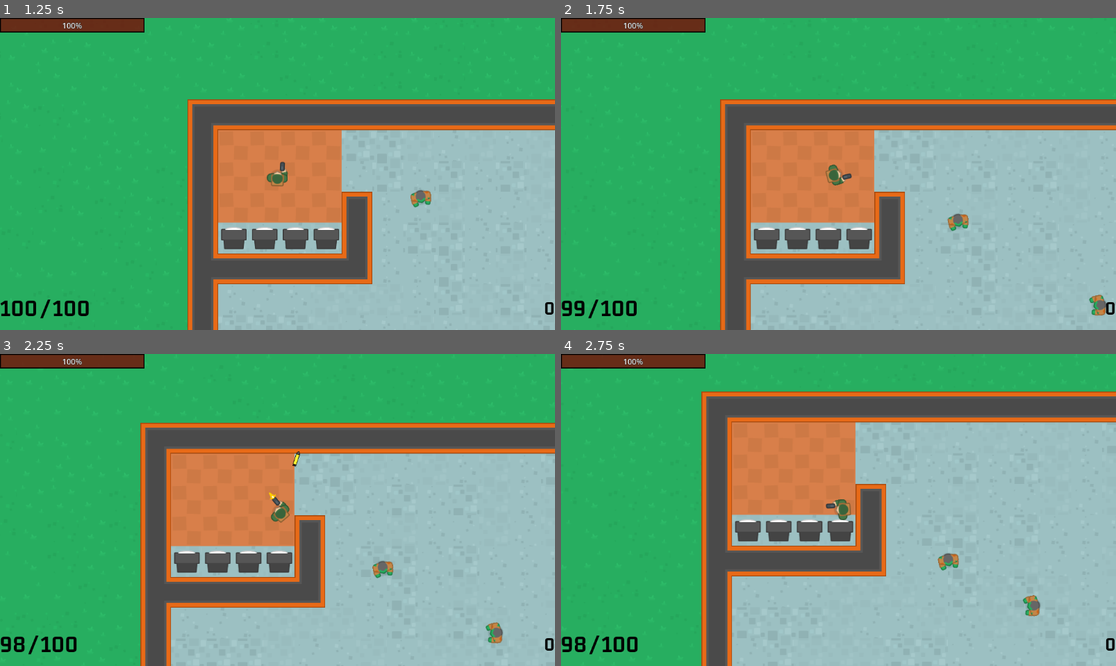
Above: before the commit, frames 1-4 (two rows, left to right).
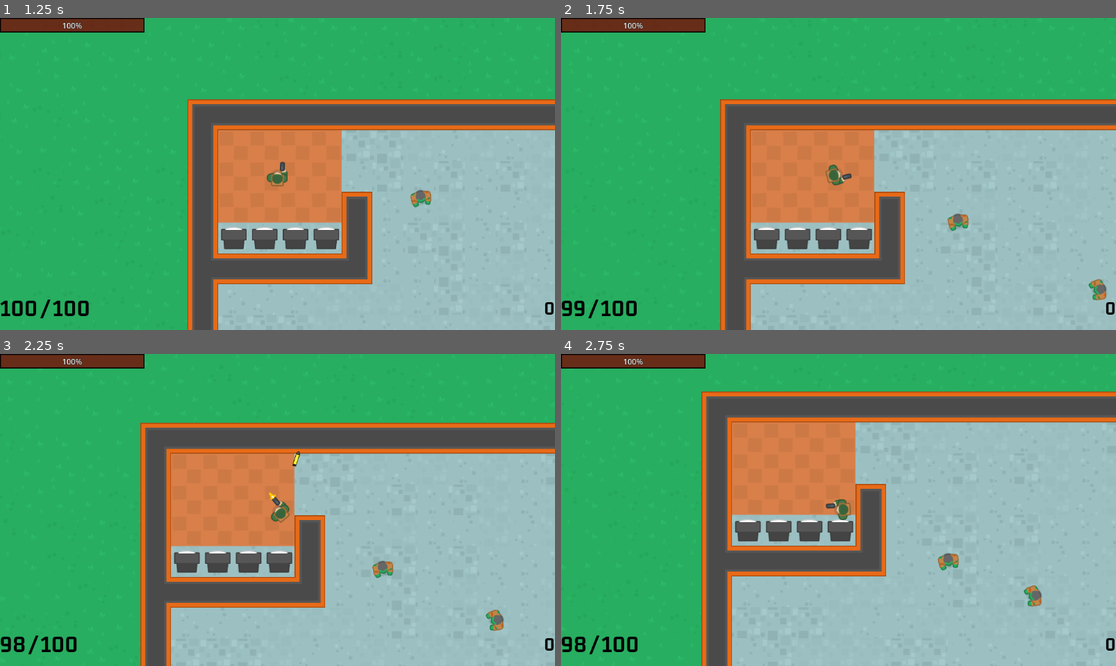
Above: after the commit, the same moments.

Repository: hamzissa/My-Project
Game: Godot game, scene res://Scenes/menu/menu.tscn
Same seed, same stepped clock (60 frames per second), same inputs: the game is played once before the commit and once after it.
Inputs (mouse positions are in pixels of both pictures, inside the frame that each line leads up to):
- Up to frame 1 (1.25 s): click "Play" at 0.5 s
- Up to frame 2 (1.75 s): move the mouse to (960, 158) at 1.27 s; press the mouse at (960, 158) at 1.28 s; hold D (right) from 1.28 s (still down)
- Up to frame 3 (2.25 s): move the mouse to (166, 525) at 2.02 s; release D (right) at 2.03 s; release the mouse at (166, 525) at 2.03 s; hold S (down) from 2.03 s (still down); click (166, 525) at 2.1 s
- Up to frame 4 (2.75 s): keep holding S (down)

Frame 1 is identical in both runs. In frame 2, 0.3% of the frame differs, in the area x 94-99%, y 83-96%; in frame 3, 0.3%; in frame 4, 0.3%.

Commit message:
health and bullets spawn
works

Diff:
--- a/my project/Scenes/map/map.gd
+++ b/my project/Scenes/map/map.gd
@@ -1,14 +1,18 @@
 extends Node2D
 
-@onready var bulletManager =$BulletManager
+@onready var bulletManager = $BulletManager
 @onready var player = $bullet_manager
 @onready var excluded_area: Polygon2D = $NavigationZone/Island
+#@onready var spawn_area: NavigationRegion2D = $NavigationZone
 
 var pause_scene: PackedScene = preload("res://Scenes/paused_menu/pause_screen.tscn")
 var ai_scene: PackedScene = preload("res://Scenes/zombie/zombie.tscn")
-var spawn_area = Rect2(500, 500, 1000, 1000)
+var spawn_area = Rect2(450, 450, 1100, 1100)
+
 
 var number_of_zombies_at_start = 10
+var bullet_pickup_instance = null
+var health_pickup_instance = null
 
 func _ready() -> void:
 	randomize();
@@ -53,3 +57,39 @@
 		#add_child(pause_menu)
 		#var current_value : bool = get_tree().paused
 		#get_tree().paused = !current_value
+
+func spawn_bullet_pickup():
+	var bullet_pickup_scene = preload("res://Scenes/player/bullet_item.tscn")
+
+	# Generate random position within your game area
+	var random_position = Vector2(
+			randf_range(spawn_area.position.x, spawn_area.position.x + spawn_area.size.x),
+			randf_range(spawn_area.position.y, spawn_area.position.y + spawn_area.size.y)
+	)
+
+	if not is_position_inside_excluded_area(random_position, excluded_area):
+		# Create an instance of the bullet pickup scene at the random position
+		if bullet_pickup_instance != null and bullet_pickup_instance.is_visible_in_tree():
+			bullet_pickup_instance.queue_free()  # Remove the bullet pickup instance if it's no longer visible
+			bullet_pickup_instance = null  # Reset bullet_pickup_instance
+		bullet_pickup_instance = bullet_pickup_scene.instantiate()
+		bullet_pickup_instance.global_position = random_position
+		add_child(bullet_pickup_instance)
+
+func spawn_health_pickup():
+	var health_pickup_scene = preload("res://Scenes/player/health_item.tscn")
+
+	# Generate random position within your game area
+	var random_position = Vector2(
+			randf_range(spawn_area.position.x, spawn_area.position.x + spawn_area.size.x),
+			randf_range(spawn_area.position.y, spawn_area.position.y + spawn_area.size.y)
+	)
+
+	if not is_position_inside_excluded_area(random_position, excluded_area):
+		# Create an instance of the bullet pickup scene at the random position
+		if health_pickup_instance != null and health_pickup_instance.is_visible_in_tree():
+			health_pickup_instance.queue_free()  # Remove the bullet pickup instance if it's no longer visible
+			health_pickup_instance = null  # Reset bullet_pickup_instance
+		health_pickup_instance = health_pickup_scene.instantiate()
+		health_pickup_instance.global_position = random_position
+		add_child(health_pickup_instance)
--- a/my project/Scenes/map/map.tscn
+++ b/my project/Scenes/map/map.tscn
@@ -11,6 +11,9 @@
 [ext_resource type="PackedScene" uid="uid://d4mium4bjbfxp" path="res://Scenes/zombie/zombie.tscn" id="8_dyws6"]
 [ext_resource type="Script" path="res://Scenes/bullet_manager/bullet_manager.gd" id="10_305pp"]
 [ext_resource type="PackedScene" uid="uid://qar4om3s5a35" path="res://Scenes/health_bullet_UI/health_bullet_count.tscn" id="11_g7oqw"]
+[ext_resource type="PackedScene" uid="uid://ddwv7uy7t58wc" path="res://Scenes/player/bullet_item.tscn" id="12_147xw"]
+[ext_resource type="PackedScene" uid="uid://cjx82gm80a7yn" path="res://Scenes/player/health_item.tscn" id="13_5vb67"]
+[ext_resource type="Script" path="res://Scenes/player/health_item.gd" id="14_kfcce"]
 
 [sub_resource type="TileSetAtlasSource" id="TileSetAtlasSource_gtrpg"]
 texture = ExtResource("1_oqr8n")
@@ -407,3 +410,16 @@
 script = ExtResource("10_305pp")
 
 [node name="health_bullet_UI" parent="." instance=ExtResource("11_g7oqw")]
+
+[node name="BulletItem" parent="." instance=ExtResource("12_147xw")]
+visible = false
+z_index = 1
+position = Vector2(310, 193)
+
+[node name="HealthItem" parent="." instance=ExtResource("13_5vb67")]
+visible = false
+z_index = 1
+position = Vector2(278, 193)
+script = ExtResource("14_kfcce")
+
+[connection signal="body_entered" from="HealthItem" to="HealthItem" method="_on_body_entered"]
--- /dev/null
+++ b/my project/Scenes/player/bullet_item.gd
@@ -0,0 +1,9 @@
+extends Area2D
+
+class_name BulletItem
+
+func _on_body_entered(body):
+	if body.is_in_group("player"):
+		print("_on_body_entered")
+		queue_free()
+		$"../Player"._on_bullet_item_bullet_collected()
--- /dev/null
+++ b/my project/Scenes/player/bullet_item.tscn
@@ -0,0 +1,20 @@
+[gd_scene load_steps=4 format=3 uid="uid://ddwv7uy7t58wc"]
+
+[ext_resource type="Script" path="res://Scenes/player/bullet_item.gd" id="1_1pwfn"]
+[ext_resource type="Texture2D" uid="uid://bg32sj3df8aoq" path="res://assets 2/images/ammo_pickup.png" id="1_47e7g"]
+
+[sub_resource type="CircleShape2D" id="CircleShape2D_a0bds"]
+radius = 13.0384
+
+[node name="BulletItem" type="Area2D"]
+script = ExtResource("1_1pwfn")
+
+[node name="CollisionShape2D" type="CollisionShape2D" parent="."]
+shape = SubResource("CircleShape2D_a0bds")
+
+[node name="Sprite2D" type="Sprite2D" parent="."]
+position = Vector2(-2.86102e-06, -1.19209e-07)
+scale = Vector2(1.9375, 1.9375)
+texture = ExtResource("1_47e7g")
+
+[connection signal="body_entered" from="." to="." method="_on_body_entered"]
--- /dev/null
+++ b/my project/Scenes/player/health_item.gd
@@ -0,0 +1,9 @@
+extends Area2D
+
+class_name HealthItem
+
+func _on_body_entered(body):
+	if body.is_in_group("player"):
+		print("_on_body_entered")
+		queue_free()
+		$"../Player"._on_health_item_health_collected()
--- /dev/null
+++ b/my project/Scenes/player/health_item.tscn
@@ -0,0 +1,21 @@
+[gd_scene load_steps=4 format=3 uid="uid://cjx82gm80a7yn"]
+
+[ext_resource type="Texture2D" uid="uid://di35pwbyxyp23" path="res://assets 2/images/health_pickup.png" id="1_hxon1"]
+[ext_resource type="Script" path="res://Scenes/player/health_item.gd" id="1_r2hud"]
+
+[sub_resource type="CircleShape2D" id="CircleShape2D_m5on0"]
+radius = 13.0384
+
+[node name="HealthItem" type="Area2D"]
+script = ExtResource("1_r2hud")
+
+[node name="CollisionShape2D" type="CollisionShape2D" parent="."]
+position = Vector2(-1, 0)
+shape = SubResource("CircleShape2D_m5on0")
+
+[node name="Sprite2D" type="Sprite2D" parent="."]
+position = Vector2(0, -1)
+scale = Vector2(2, 1.9375)
+texture = ExtResource("1_hxon1")
+
+[connection signal="body_entered" from="." to="." method="_on_body_entered"]
--- a/my project/Scenes/player/player.gd
+++ b/my project/Scenes/player/player.gd
@@ -12,7 +12,9 @@
 @onready var attack_cooldown = $AttackCooldown
 @onready var annimation_player = $AnimationPlayer
 @onready var health_bullet_ui: CanvasLayer = get_node("../health_bullet_UI") # Adjust the path according to your scene structure
+@onready var health_bar: ProgressBar = health_bullet_ui.get_node("VBoxContainer").get_node("top").get_node("health_bar")
 @onready var current_ammo_label: Label = health_bullet_ui.get_node("VBoxContainer").get_node("bottom").get_node("current_ammo")
+
 
 signal player_fired_bullet(bullet,position, direction)
 signal weapon_no_ammo
@@ -23,6 +25,7 @@
 var mouse_direct #direction mouse is pointing towards
 var health = 100
 var stats: PackedScene = preload("res://Scenes/health_bullet_UI/health_bullet_count.tscn")
+var spawn_timer: float = 2
 
 # Called when the node enters the scene tree for the first time.
 func _ready():
@@ -35,9 +38,19 @@
 	#function to move
 	move_and_slide()
 
+	var parent_node = get_parent()
+	if parent_node != null:
+		spawn_timer -= delta
+		if spawn_timer <= 0:
+			parent_node.spawn_bullet_pickup()
+			parent_node.spawn_health_pickup()
+			spawn_timer = 30
+
+
 	#to make player face in direction of mouse
 	if mouse_direct:
 		global_rotation = lerp_angle(global_rotation, mouse_direct, delta*MOUSE_SPEED)
+
 
 func get_input() -> void:
 	#playermovement WASD
@@ -82,3 +95,14 @@
 func handle_hit():
 	health -= 20
 	print("player hit!", health)
+
+
+func _on_bullet_item_bullet_collected():
+	current_ammo = max_ammo
+	current_ammo_label.text = str(current_ammo)
+	print("Bullet collected!")
+
+func _on_health_item_health_collected():
+	health = 100
+	health_bar.value = float(int(100))
+	print("Health collected!")
Not shown: 1 places in my project/Scenes/map/map.tscn that only renumber resources
